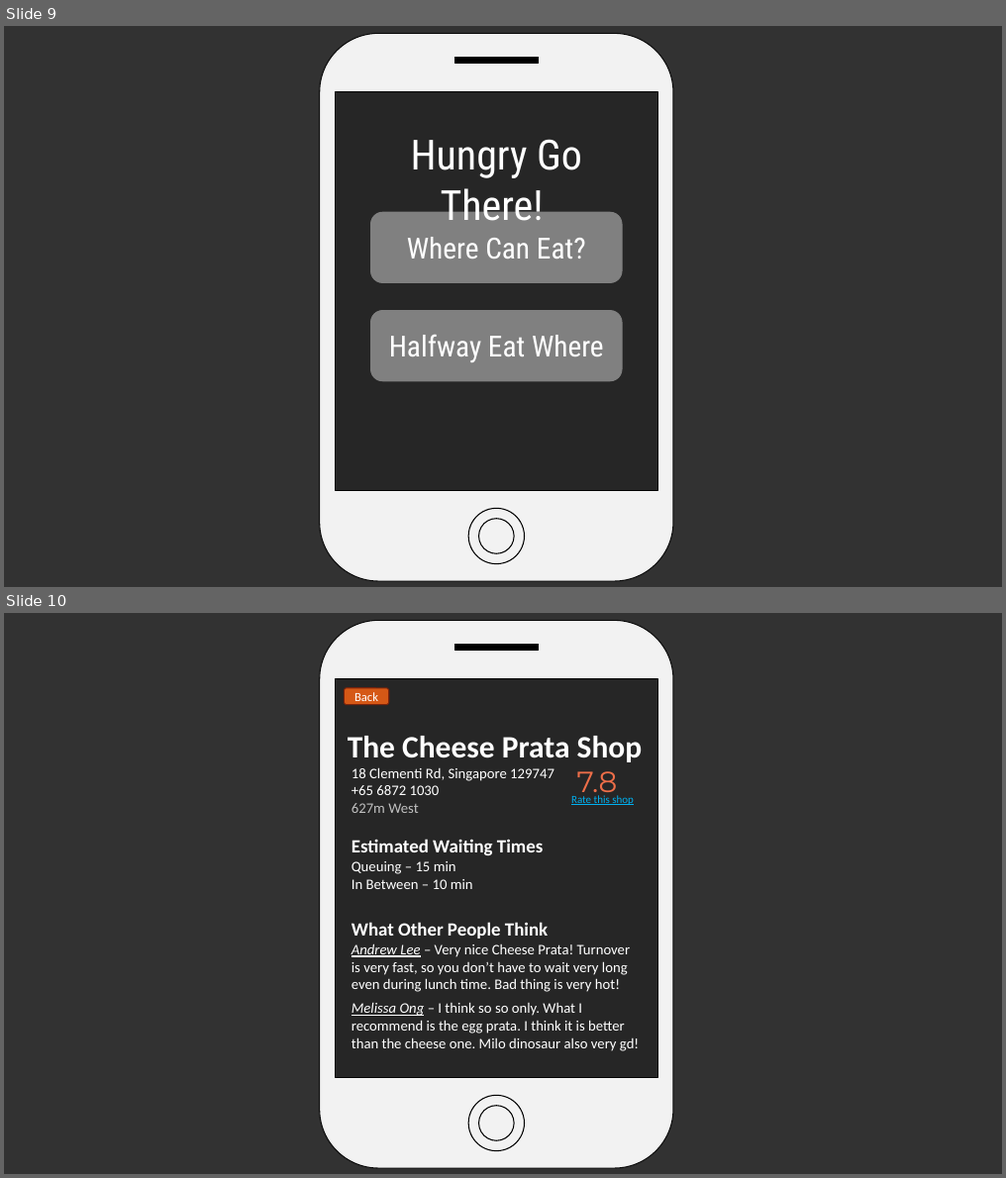
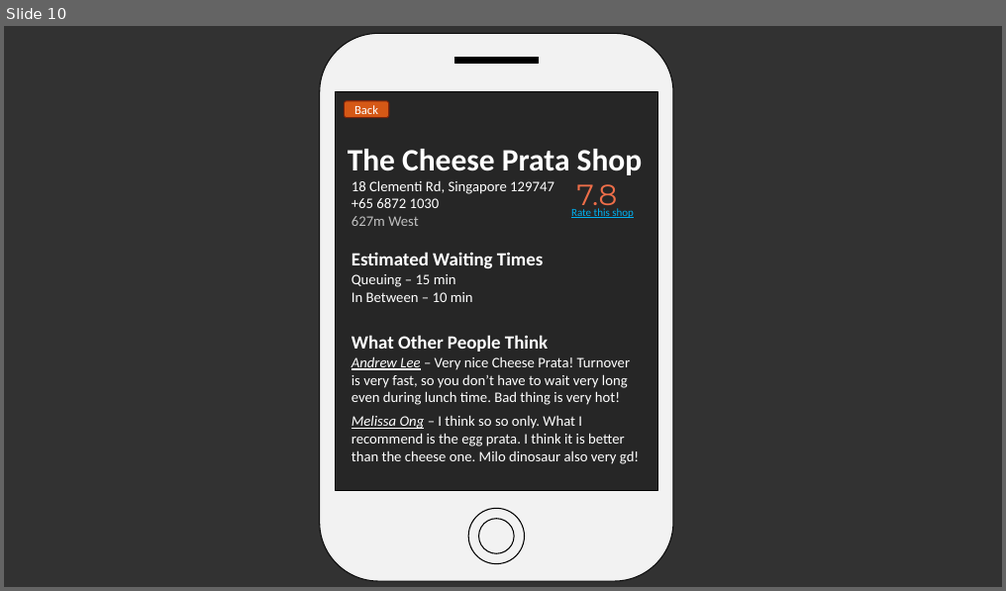
Before and after one commit to blackhydrogen/hungrygothere, a slide deck: Hungry Go THERE.pptx. Shown one above the other, each under a label of ours: slides 9 and 10 before the commit, slide 10 after it. The pictures are 1006x1178 and 1006x591 pixels, drawn with LibreOffice and Linux fonts; fonts in the diff are those of the drawing. Boxes give left, top, right and bottom in pixels: in the first picture for what was removed or moved away, otherwise in the second. Text is boxed around its words. In the diff, an @@ line names an element or a change of style, - is before the commit and + after.

```diff
--- a/Hungry Go THERE.pptx
+++ b/Hungry Go THERE.pptx
@@ slide 9 removed at (x1=4, y1=26, x2=1002, y2=587), background #323232 @@
@@ rounded rectangle removed at (x1=320, y1=34, x2=674, y2=581) @@
@@ rectangle removed at (x1=454, y1=57, x2=539, y2=63) @@
@@ rectangle removed at (x1=335, y1=92, x2=657, y2=491) @@
@@ text removed at (x1=411, y1=139, x2=582, y2=221) @@
-Hungry Go There!
@@ rounded rectangle removed at (x1=371, y1=212, x2=622, y2=282) @@
-Where Can Eat?
@@ rounded rectangle removed at (x1=371, y1=310, x2=622, y2=380) @@
-Halfway Eat Where
@@ ellipse removed at (x1=469, y1=509, x2=525, y2=565) @@
@@ ellipse removed at (x1=478, y1=519, x2=514, y2=554) @@
```
Also in this commit, not shown: 3 slides added, 3 other files.
